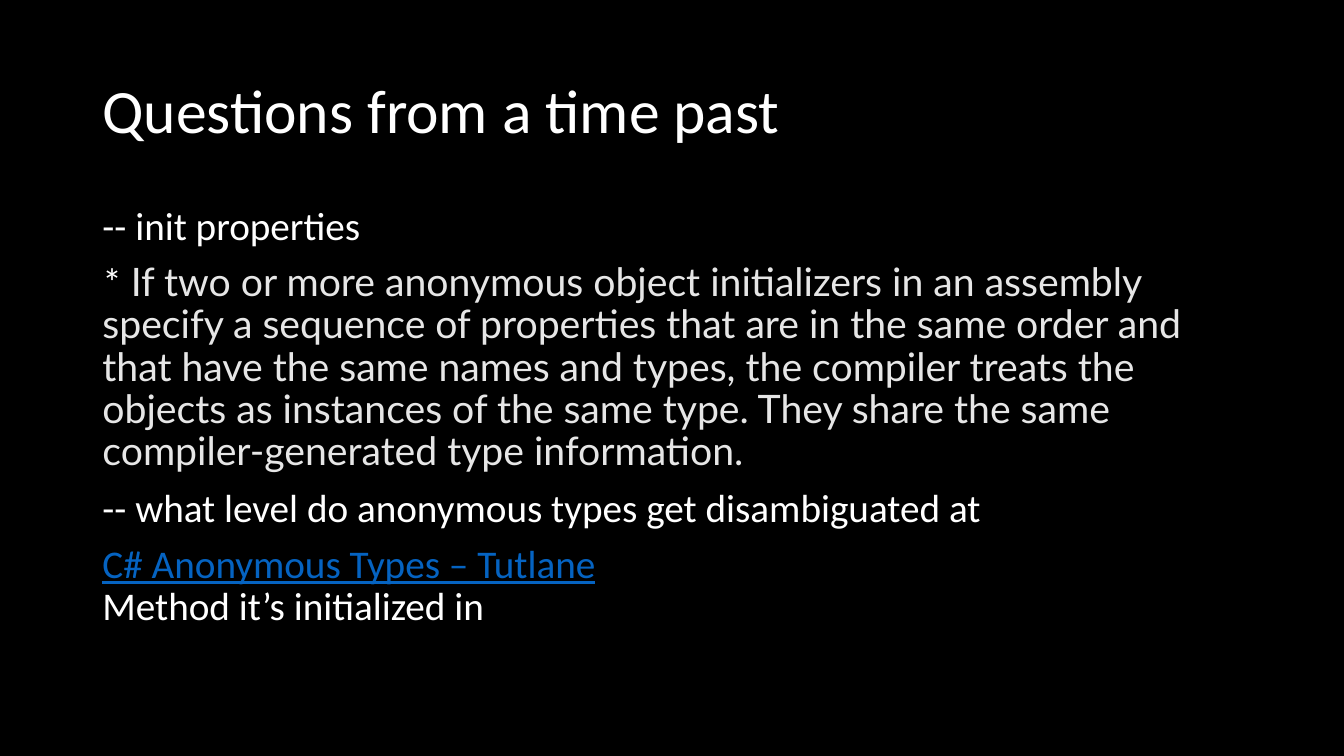
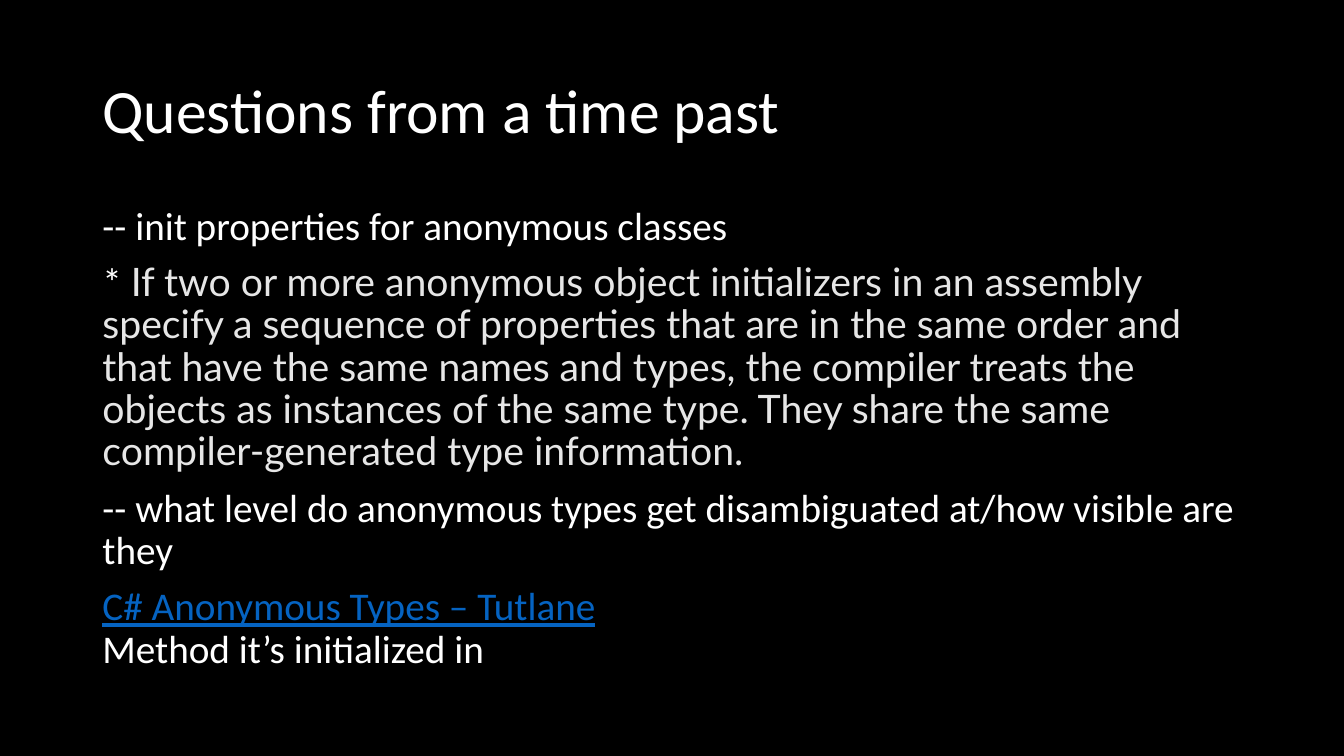
Before and after one commit to microsoft/Flash_University, a slide deck: slide 2 of CLR_via_CSharp/Chapter 11 - Events/Events.pptx. Drawn at 1344x756 pixels with LibreOffice and Linux fonts; fonts in the diff are those of the drawing. Boxes give left, top, right and bottom in pixels: in the first picture for what was removed or moved away, otherwise in the second. Text is boxed around its words. In the diff, an @@ line names an element or a change of style, - is before the commit and + after.

```diff
--- a/CLR_via_CSharp/Chapter 11 - Events/Events.pptx
+++ b/CLR_via_CSharp/Chapter 11 - Events/Events.pptx
@@ text at <box>135,212,727,247</box>: text changed @@
--- init properties
+-- init properties for anonymous classes
@@ text at <box>102,494,1233,571</box>: text changed @@
--- what level do anonymous types get disambiguated at
+-- what level do anonymous types get disambiguated at/how visible are they
```
Also in this commit, not shown: 5 other slides changed, 2 slides added, 1 slide removed, 6 other files.
